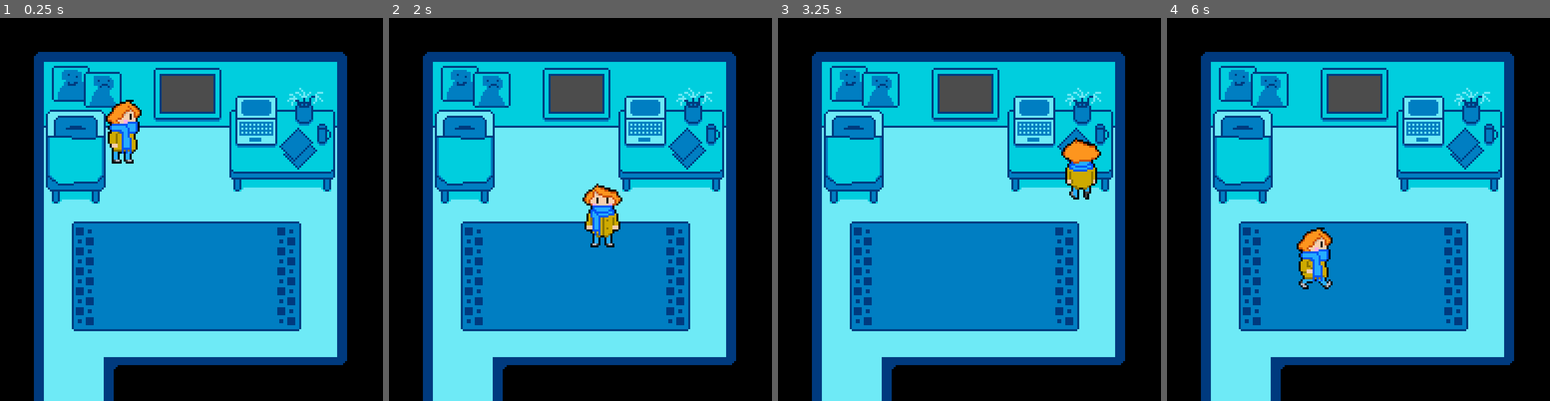
Above: before the commit, frames 1-4 (left to right).
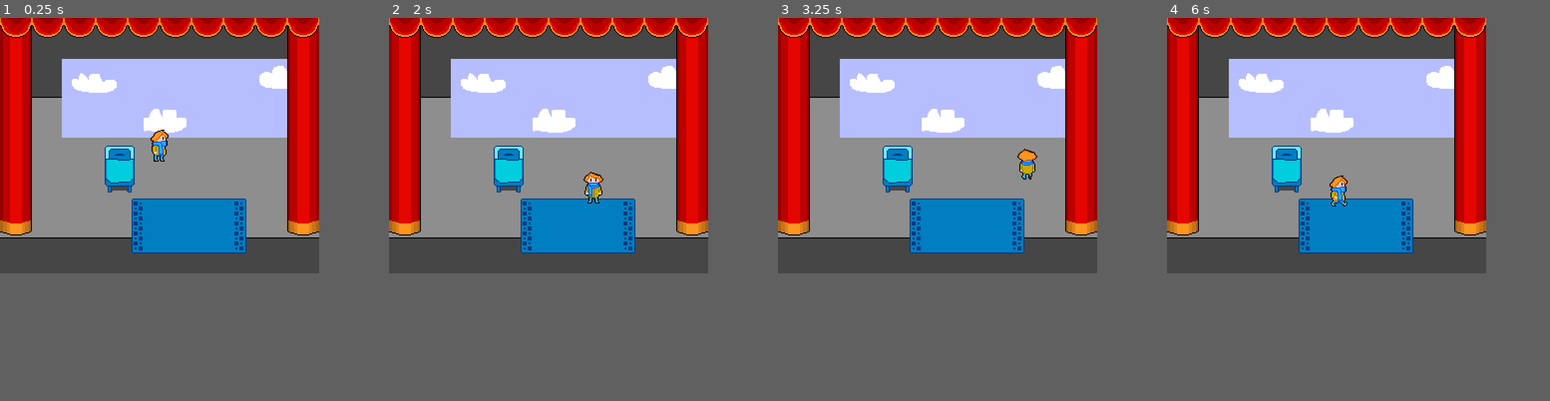
Above: after the commit, the same moments.

Repository: Braxmaster/Limits
Game: Godot game, scene res://Game.tscn
Same seed, same stepped clock (60 frames per second), same inputs: the game is played once before the commit and once after it. The engine's default icon, where the game draws it, is replaced by a stand-in: a white triangle on a blue panel in a dark square.
Inputs:
- Up to frame 1 (0.25 s): no input
- Up to frame 2 (2 s): tap Enter (ui_accept) at 0.5, 0.6, 0.77, 1.07, 1.35, 1.52, 1.82 s; hold Right (ui_right) 0.53-1.28 s; hold Down (ui_down) from 1.28 s (still down)
- Up to frame 3 (3.25 s): release Down (ui_down) at 2.03 s; hold Right (ui_right) 2.03-2.78 s; tap Enter (ui_accept) at 2.1, 2.85, 3.02 s; hold Up (ui_up) from 2.78 s (still down)
- Up to frame 4 (6 s): tap Enter (ui_accept) at 3.32, 3.6, 3.77, 4.07, 4.35, 4.52, 4.82, 5.1, 5.85 s; release Up (ui_up) at 3.53 s; hold Left (ui_left) 3.53-5.03 s; hold Down (ui_down) 5.03-5.78 s; hold Right (ui_right) from 5.78 s (still down)
In our replay, the window is 768x768 before the commit and 640x512 after it. These sizes can differ from the game's own. Grey fills any space a smaller window leaves; there, only what the larger window draws over its background counts as a difference.

The runs differ from the first frame. In frame 1, 79% of the frame differs, in the area x 0-91%, y 0-100%; in frame 2, 79%; in frame 3, 79%; in frame 4, 79%.

Commit message:
Messed around a bit with interactibility.

Diff:
--- a/Characters/Avatar.gd
+++ b/Characters/Avatar.gd
@@ -8,7 +8,7 @@
 var in_event = false
 
 func _ready():
-	pass
+	$Camera2D.make_current()
 
 func _physics_process(delta):
 	controls_loop()
@@ -25,7 +25,7 @@
 	movedir.x = -int(LEFT) + int(RIGHT)
 	movedir.y = -int(UP) + int(DOWN)
 
-	if INTERACT:
+	if INTERACT and in_event == false:
 		interact(target)
 
 func movement_loop():
@@ -55,14 +55,20 @@
 	move_and_slide(motion, Vector2(0, 0))
 
 func interact(e):
-	pass
+	if target:
+		print("You are interacting with " + target.name)
+		can_move = false
+		in_event = true
+		target.do()
+	else:
+		print("No target to interact with!")
+		in_event = false
 
 func _on_area2D_body_enter(body, obj):
-	if body.name == "Player_kinematic":
+	if body.name == "Avatar":
 		target = obj
-		in_event = true
+		print("Target is " + target.name)
 
 func _on_area2D_body_exit(body, obj):
-	if body.name == "Player_kinematic":
+	if body.name == "Avatar":
 		target = null
-		in_event = false
--- a/Characters/Avatar.tscn
+++ b/Characters/Avatar.tscn
@@ -45,3 +45,28 @@
 position = Vector2( 5.96046e-008, 14 )
 scale = Vector2( 1.1, 1 )
 shape = SubResource( 1 )
+
+[node name="Camera2D" type="Camera2D" parent="." index="2"]
+
+anchor_mode = 1
+rotating = false
+current = false
+zoom = Vector2( 1, 1 )
+limit_left = -10000000
+limit_top = -10000000
+limit_right = 10000000
+limit_bottom = 10000000
+limit_smoothed = false
+drag_margin_h_enabled = true
+drag_margin_v_enabled = true
+smoothing_enabled = false
+smoothing_speed = 5.0
+offset_v = 0.0
+offset_h = 0.0
+drag_margin_left = 0.2
+drag_margin_top = 0.2
+drag_margin_right = 0.2
+drag_margin_bottom = 0.2
+editor_draw_screen = true
+editor_draw_limits = false
+editor_draw_drag_margin = false
--- a/Game.gd
+++ b/Game.gd
@@ -1,4 +1,4 @@
 extends Node
 
 func _ready():
-	$Scene_loader.change_scene("res://Places/Your_room.tscn")
+	$Scene_loader.add_scene("res://Places/Your_room_scene_1.tscn")
--- a/Game.tscn
+++ b/Game.tscn
@@ -1,10 +1,57 @@
-[gd_scene load_steps=3 format=2]
+[gd_scene load_steps=7 format=2]
 
 [ext_resource path="res://Game.gd" type="Script" id=1]
-[ext_resource path="res://Scene_loader.tscn" type="PackedScene" id=2]
+[ext_resource path="res://Assets/stage_background.png" type="Texture" id=2]
+[ext_resource path="res://Assets/curtain_left.png" type="Texture" id=3]
+[ext_resource path="res://Assets/curtain_right.png" type="Texture" id=4]
+[ext_resource path="res://Assets/curtain_top.png" type="Texture" id=5]
+[ext_resource path="res://Scene_loader.tscn" type="PackedScene" id=6]
 
 [node name="Game" type="Node" index="0"]
 
 script = ExtResource( 1 )
 
-[node name="Scene_loader" parent="." index="0" instance=ExtResource( 2 )]
+[node name="Stage" type="CanvasLayer" parent="." index="0"]
+
+layer = -1
+offset = Vector2( 0, 0 )
+rotation = 0.0
+scale = Vector2( 1, 1 )
+transform = Transform2D( 1, 0, 0, 1, 0, 0 )
+
+[node name="Sprite" type="Sprite" parent="Stage" index="0"]
+
+texture = ExtResource( 2 )
+centered = false
+_sections_unfolded = [ "Offset" ]
+
+[node name="Curtain" type="CanvasLayer" parent="." index="1"]
+
+layer = 1
+offset = Vector2( 0, 0 )
+rotation = 0.0
+scale = Vector2( 1, 1 )
+transform = Transform2D( 1, 0, 0, 1, 0, 0 )
+
+[node name="curtain_left" type="Sprite" parent="Curtain" index="0"]
+
+position = Vector2( -128, 0 )
+texture = ExtResource( 3 )
+centered = false
+_sections_unfolded = [ "Offset" ]
+
+[node name="curtain_right" type="Sprite" parent="Curtain" index="1"]
+
+position = Vector2( -3, 0 )
+texture = ExtResource( 4 )
+centered = false
+offset = Vector2( 291, 0 )
+_sections_unfolded = [ "Offset" ]
+
+[node name="curtain_top" type="Sprite" parent="Curtain" index="2"]
+
+texture = ExtResource( 5 )
+centered = false
+_sections_unfolded = [ "Offset" ]
+
+[node name="Scene_loader" parent="." index="2" instance=ExtResource( 6 )]
--- /dev/null
+++ b/Places/Bed.gd
@@ -0,0 +1,15 @@
+extends Node2D
+
+func _ready():
+	pass
+
+func _process(delta):
+	pass
+
+func do():
+	print("Bed is doing something!")
+	var next_level_resource = load("res://Tools/Dialogue.tscn")
+	var next_level = next_level_resource.instance()
+	get_node("../UI").add_child(next_level)
+	get_node("../UI/Dialogue/RichTextLabel").talk()
+#	get_node("../UI/Dialogue/RichTextLabel").talk()
--- /dev/null
+++ b/Places/Test_scene.gd
@@ -0,0 +1,8 @@
+extends Node2D
+
+func _ready():
+	$Avatar/Camera2D.make_current()
+	$Avatar/Camera2D.limit_left = 0
+	$Avatar/Camera2D.limit_right = 640
+	$Avatar/Camera2D.limit_top = 0
+	$Avatar/Camera2D.limit_bottom = 0
--- /dev/null
+++ b/Places/Test_scene.tscn
@@ -0,0 +1,19 @@
+[gd_scene load_steps=4 format=2]
+
+[ext_resource path="res://Places/Test_scene.gd" type="Script" id=1]
+[ext_resource path="res://Assets/test_scrolling_background.png" type="Texture" id=2]
+[ext_resource path="res://Characters/Avatar.tscn" type="PackedScene" id=3]
+
+[node name="Test_scene" type="Node2D"]
+
+script = ExtResource( 1 )
+
+[node name="Sprite" type="Sprite" parent="." index="0"]
+
+texture = ExtResource( 2 )
+centered = false
+_sections_unfolded = [ "Offset" ]
+
+[node name="Avatar" parent="." index="1" instance=ExtResource( 3 )]
+
+position = Vector2( 159.264, 128.129 )
--- a/Places/Your_room.tscn
+++ b/Places/Your_room.tscn
@@ -39,7 +39,7 @@
 custom_solver_bias = 0.0
 extents = Vector2( 9.94118, 10 )
 
-[node name="Your_room" type="Node2D" index="0"]
+[node name="Your_room" type="Node2D"]
 
 script = ExtResource( 1 )
 
--- /dev/null
+++ b/Places/Your_room_scene_1.gd
@@ -0,0 +1,18 @@
+extends Node2D
+
+func _ready():
+	var player = $Avatar
+	$Avatar/Camera2D.clear_current()
+#	$Avatar/Camera2D.limit_top = 0
+#	$Avatar/Camera2D.limit_bottom = 0
+#	$Avatar/Camera2D.limit_left = 0
+#	$Avatar/Camera2D.limit_right = 320
+	var Things = get_tree().get_nodes_in_group("Things")
+	for i in Things:
+		print("Connecting " + i.name + " with " + player.name)
+		i.get_node("Area2D").connect("body_entered", player, "_on_area2D_body_enter", [i])
+		i.get_node("Area2D").connect("body_exited", player, "_on_area2D_body_exit", [i])
+
+func _process(delta):
+	$Avatar.position.x = clamp($Avatar.position.x, 30, 290)
+	$Avatar.position.y = clamp($Avatar.position.y,65 ,204)
--- /dev/null
+++ b/Places/Your_room_scene_1.tscn
@@ -0,0 +1,116 @@
+[gd_scene load_steps=11 format=2]
+
+[ext_resource path="res://Places/Your_room_scene_1.gd" type="Script" id=1]
+[ext_resource path="res://Assets/Back.png" type="Texture" id=2]
+[ext_resource path="res://Assets/stage_background.png" type="Texture" id=3]
+[ext_resource path="res://Assets/Mat.png" type="Texture" id=4]
+[ext_resource path="res://Places/Bed.gd" type="Script" id=5]
+[ext_resource path="res://Assets/Bed_under.png" type="Texture" id=6]
+[ext_resource path="res://Assets/Cover.png" type="Texture" id=7]
+[ext_resource path="res://Characters/Avatar.tscn" type="PackedScene" id=8]
+
+[sub_resource type="RectangleShape2D" id=1]
+
+custom_solver_bias = 0.0
+extents = Vector2( 15, 24 )
+
+[sub_resource type="RectangleShape2D" id=2]
+
+custom_solver_bias = 0.0
+extents = Vector2( 21, 32 )
+
+[node name="Your_room_scene_1" type="Node2D" index="0"]
+
+script = ExtResource( 1 )
+_sections_unfolded = [ "Transform" ]
+__meta__ = {
+"_edit_horizontal_guides_": [  ],
+"_edit_vertical_guides_": [  ]
+}
+
+[node name="Background" type="Sprite" parent="." index="0"]
+
+texture = ExtResource( 2 )
+centered = false
+_sections_unfolded = [ "Offset" ]
+
+[node name="Sprite" type="Sprite" parent="." index="1"]
+
+visible = false
+texture = ExtResource( 3 )
+centered = false
+_sections_unfolded = [ "Offset" ]
+
+[node name="Mat" type="Sprite" parent="." index="2"]
+
+position = Vector2( 70, 140 )
+texture = ExtResource( 4 )
+centered = false
+_sections_unfolded = [ "Offset" ]
+
+[node name="Bed" type="Node2D" parent="." index="3" groups=[
+"Things",
+]]
+
+editor/display_folded = true
+position = Vector2( 43, 87 )
+script = ExtResource( 5 )
+__meta__ = {
+"_edit_group_": true
+}
+
+[node name="Sprite" type="Sprite" parent="Bed" index="0"]
+
+texture = ExtResource( 6 )
+centered = false
+_sections_unfolded = [ "Offset" ]
+
+[node name="Sprite2" type="Sprite" parent="Bed" index="1"]
+
+position = Vector2( 15, 26 )
+texture = ExtResource( 7 )
+
+[node name="StaticBody2D" type="StaticBody2D" parent="Bed" index="2"]
+
+input_pickable = false
+collision_layer = 1
+collision_mask = 1
+constant_linear_velocity = Vector2( 0, 0 )
+constant_angular_velocity = 0.0
+friction = 1.0
+bounce = 0.0
+
+[node name="CollisionShape2D" type="CollisionShape2D" parent="Bed/StaticBody2D" index="0"]
+
+position = Vector2( 15, 23 )
+shape = SubResource( 1 )
+
+[node name="Area2D" type="Area2D" parent="Bed" index="3"]
+
+position = Vector2( 15, 25 )
+input_pickable = true
+gravity_vec = Vector2( 0, 1 )
+gravity = 98.0
+linear_damp = 0.1
+angular_damp = 1.0
+audio_bus_override = false
+audio_bus_name = "Master"
+__meta__ = {
+"_edit_group_": true
+}
+
+[node name="CollisionShape2D" type="CollisionShape2D" parent="Bed/Area2D" index="0"]
+
+shape = SubResource( 2 )
+
+[node name="Avatar" parent="." index="4" instance=ExtResource( 8 )]
+
+position = Vector2( 98, 87 )
+
+[node name="UI" type="CanvasLayer" parent="." index="5"]
+
+layer = 5
+offset = Vector2( 0, 0 )
+rotation = 0.0
+scale = Vector2( 1, 1 )
+transform = Transform2D( 1, 0, 0, 1, 0, 0 )
--- /dev/null
+++ b/RichTextLabel.gd
@@ -0,0 +1,49 @@
+extends RichTextLabel
+
+var dialogue = ["Oh hi there!", "Whats, up?"]
+var page = 0
+var wait_for_text = 0
+
+func _ready():
+	set_bbcode(dialogue[page])
+	set_visible_characters(0)
+	show()
+
+func _process(delta):
+	print(page)
+	wait_for_text += 1
+	var INTERACT = Input.is_action_just_pressed("ui_accept")
+	if INTERACT and get_node("../../../Avatar").in_event and 30 < wait_for_text:
+		next_page()
+
+func _input(event):
+#	if event is InputEventKey and get_node("../../../Avatar").in_event:
+#		if event.pressed and event.scancode == 16777221 and not event.echo:
+#			print("Do stuff")
+#			next_page()
+	pass
+
+func _on_Timer_timeout():
+	visible_characters += 1
+
+func talk():
+	print("Start talking!")
+	print(dialogue[page])
+	$Timer.start()
+
+
+func next_page():
+	page += 1
+	if page < dialogue.size():
+		set_bbcode(dialogue[page])
+		set_visible_characters(0)
+		print("Next page!")
+		print(dialogue[page])
+	else:
+		set_visible_characters(0)
+		page = 0
+		$Timer.stop()
+		get_node("../../../Avatar").can_move = true
+		get_node("../../../Avatar").in_event = false
+		print("Removing node!")
+		get_node("../").queue_free()
--- a/Scene_loader.gd
+++ b/Scene_loader.gd
@@ -5,6 +5,15 @@
 func _ready():
 	pass
 
-func change_scene(scene_name):
-	print("Changing scene to " + scene_name)
-	get_tree().change_scene(scene_name)
+func remove_scene(scene_name):
+	print("Removing scene: " + scene_name)
+	var scene_to_remove = get_node(scene_name)
+	remove_child(scene_to_remove)
+
+func add_scene(scene_name):
+	print("Adding scene: " + scene_name)
+	var next_level_resource = load(scene_name)
+	var next_level = next_level_resource.instance()
+	add_child(next_level)
+
+#	get_tree().change_scene(scene_name)
--- /dev/null
+++ b/Tools/Dialogue.tscn
@@ -0,0 +1,48 @@
+[gd_scene load_steps=3 format=2]
+
+[ext_resource path="res://icon.png" type="Texture" id=1]
+[ext_resource path="res://RichTextLabel.gd" type="Script" id=2]
+
+[node name="Dialogue" type="Node2D"]
+
+[node name="Sprite" type="Sprite" parent="." index="0"]
+
+texture = ExtResource( 1 )
+
+[node name="RichTextLabel" type="RichTextLabel" parent="." index="1"]
+
+anchor_left = 0.0
+anchor_top = 0.0
+anchor_right = 0.0
+anchor_bottom = 0.0
+margin_right = 320.0
+margin_bottom = 64.0
+rect_pivot_offset = Vector2( 0, 0 )
+rect_clip_content = true
+mouse_filter = 0
+mouse_default_cursor_shape = 0
+size_flags_horizontal = 1
+size_flags_vertical = 1
+bbcode_enabled = false
+bbcode_text = ""
+visible_characters = -1
+percent_visible = 1.0
+meta_underlined = true
+tab_size = 4
+text = ""
+scroll_active = true
+scroll_following = false
+selection_enabled = false
+override_selected_font_color = false
+script = ExtResource( 2 )
+_sections_unfolded = [ "BBCode", "Material", "Pause", "Rect", "Visibility", "custom_fonts" ]
+
+[node name="Timer" type="Timer" parent="RichTextLabel" index="1"]
+
+process_mode = 1
+wait_time = 0.1
+one_shot = false
+autostart = false
+_sections_unfolded = [ "Pause" ]
+
+[connection signal="timeout" from="RichTextLabel/Timer" to="RichTextLabel" method="_on_Timer_timeout"]
--- a/project.godot
+++ b/project.godot
@@ -16,11 +16,12 @@
 
 [display]
 
-window/size/width=192
-window/size/height=192
+window/size/width=320
+window/size/height=256
 window/stretch/mode="2d"
 window/stretch/aspect="keep"
 
 [rendering]
 
+quality/2d/use_pixel_snap=true
 environment/default_environment="res://default_env.tres"
Binary file added: Assets/Back.png
Not shown, added: Assets/Back.png.import
Binary file added: Assets/Bed_under.png
Not shown, added: Assets/Bed_under.png.import
Binary file added: Assets/Computer.png
Not shown, added: Assets/Computer.png.import
Binary file added: Assets/Cover.png
Not shown, added: Assets/Cover.png.import
Binary file added: Assets/Cup.png
Not shown, added: Assets/Cup.png.import
Binary file added: Assets/Flowers.png
Not shown, added: Assets/Flowers.png.import
(and 25 more such lines)
